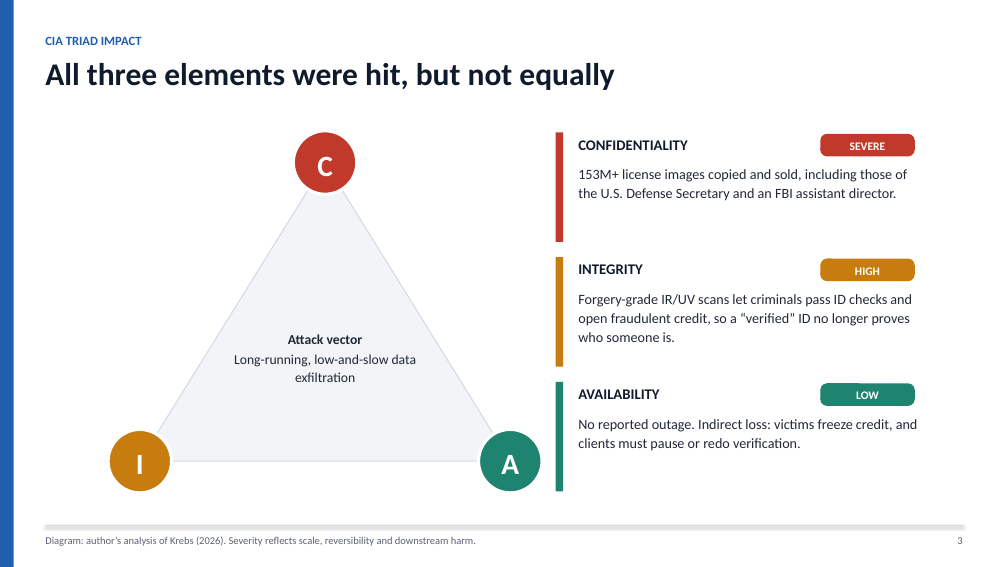
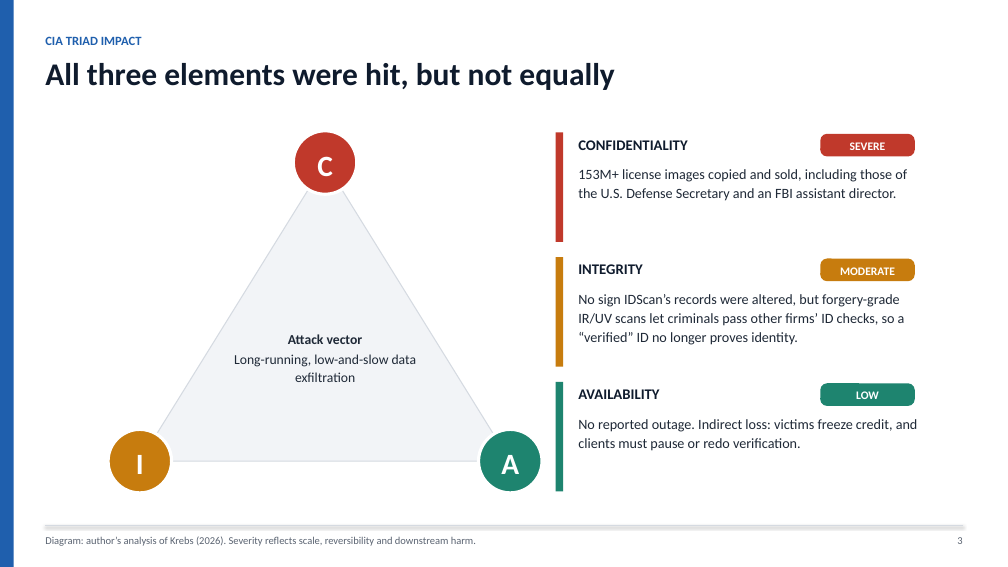
Before and after one commit to Ruthvik-Bandari/ArtificialIntelligence-for-Cybersecurity, a slide deck: slide 3 of module-02-cia-triad-analysis/Ruthvik_Nath_Bandari_Module2_CIA_Triad_Analysis.pptx. Drawn at 1008x567 pixels with LibreOffice and Linux fonts; fonts in the diff are those of the drawing. Boxes give left, top, right and bottom in pixels: in the first picture for what was removed or moved away, otherwise in the second. Text is boxed around its words. In the diff, an @@ line names an element or a change of style, - is before the commit and + after.

```diff
--- a/module-02-cia-triad-analysis/Ruthvik_Nath_Bandari_Module2_CIA_Triad_Analysis.pptx
+++ b/module-02-cia-triad-analysis/Ruthvik_Nath_Bandari_Module2_CIA_Triad_Analysis.pptx
@@ text at <box>840,267,895,275</box>: text changed @@
-HIGH
+MODERATE
@@ text at <box>578,294,905,345</box>: text changed @@
-Forgery-grade IR/UV scans let criminals pass ID checks and open fraudulent credit, so a “verified” ID no longer proves who someone is.
+No sign IDScan’s records were altered, but forgery-grade IR/UV scans let criminals pass other firms’ ID checks, so a “verified” ID no longer proves identity.
```
Also in this commit, not shown: 3 other slides changed, 3 other files.
